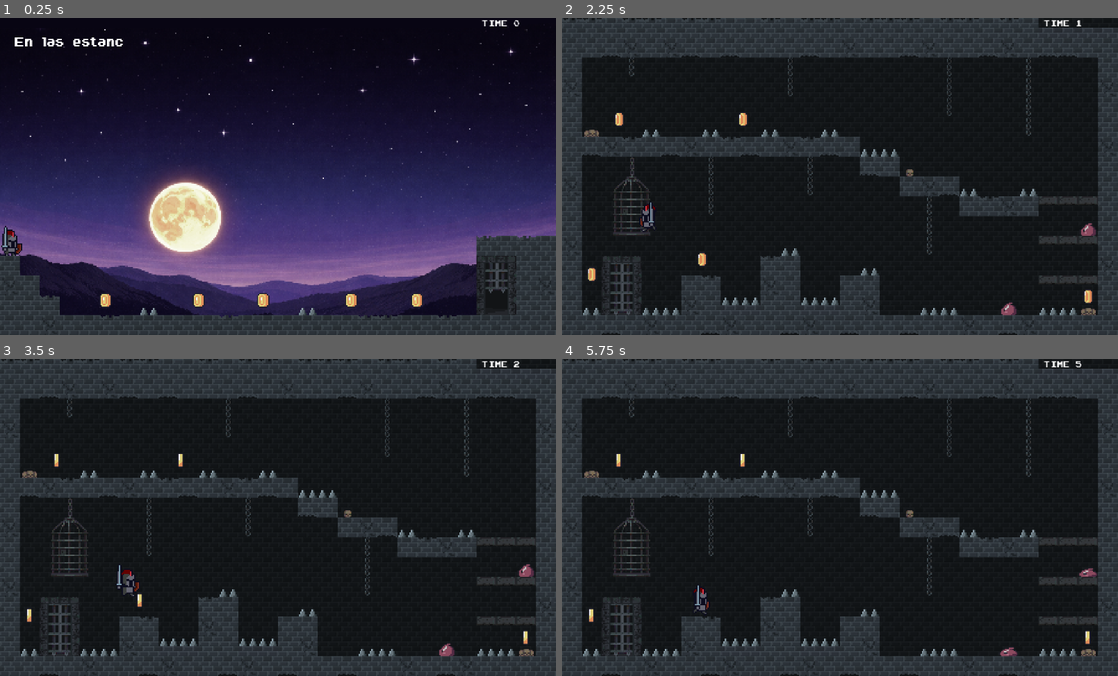
Above: before the commit, frames 1-4 (two rows, left to right).
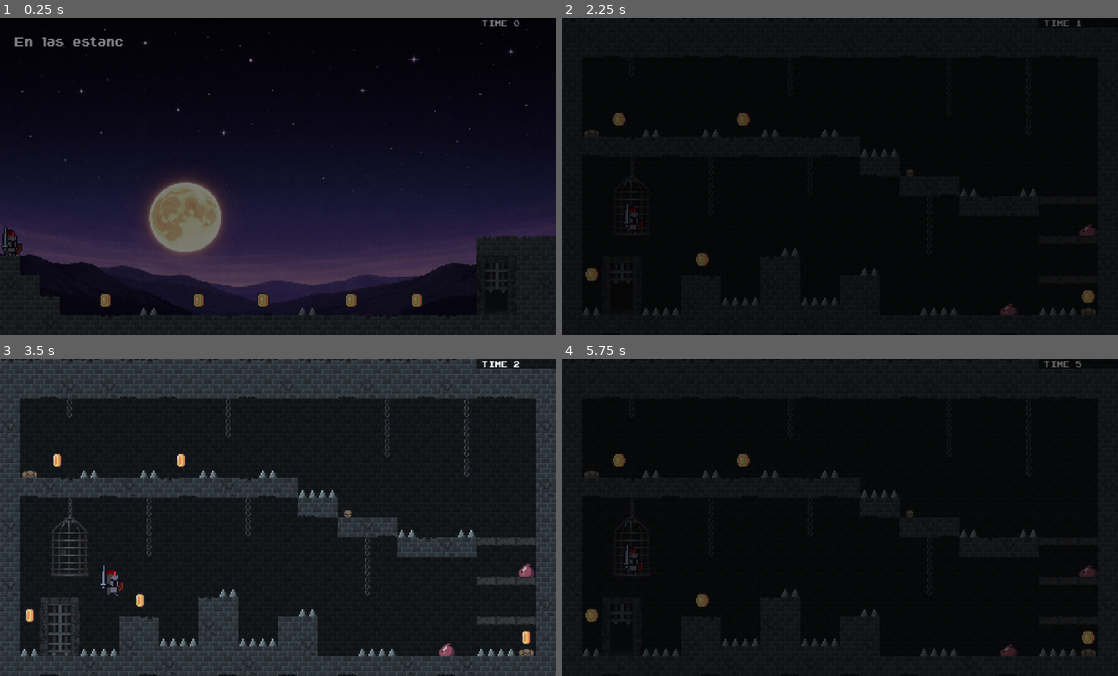
Above: after the commit, the same moments.

Repository: rubengm82/knight-hop
Game: Godot game, scene res://src/stages/main_scene.tscn
Two runs of this game, one before a commit and one after it. Both use one fixed random seed, a clock stepped at 60 frames per second and the inputs below. Sound files missing from this copy of the repository are replaced by a short silence.
Inputs:
- Up to frame 1 (0.25 s): no input
- Up to frame 2 (2.25 s): tap Enter at 0.5 s; hold Right (move_right) 0.53-2.03 s; tap N (next_level) at 0.6, 1.35, 2.1 s; tap Space (move_jump) at 0.77, 1.52 s; hold Left (move_left) from 2.03 s (still down)
- Up to frame 3 (3.5 s): release Left (move_left) at 2.78 s; hold Right (move_right) from 2.78 s (still down); tap N (next_level) at 2.85 s; tap Space (move_jump) at 3.02 s
- Up to frame 4 (5.75 s): tap N (next_level) at 3.6, 4.35, 5.1 s; tap Space (move_jump) at 3.77, 4.52 s; release Right (move_right) at 4.28 s; hold Left (move_left) 4.28-5.03 s; hold Right (move_right) from 5.03 s (still down)

The runs differ from the first frame. In frame 1, 61% of the frame differs, in the area x 0-100%, y 0-100%; in frame 2, 37%; in frame 3, 0.5%; in frame 4, 36%.

Commit message:
Fade_Transition entre Stages, con variable para poner el tiempo entre ellas.

Diff:
--- a/src/knight/knight.gd
+++ b/src/knight/knight.gd
@@ -28,6 +28,16 @@
 var jump_count := 0						# Contador de saltos realizados
 var coyote_timer := 0.0					# Contador para el coyote time
 var down_hold_timer := 0.0				# Cuenta cuánto tiempo llevas apretando abajo
+
+# Control de movimiento durante transiciones
+var puede_moverse := false				# Si false, no se puede mover (durante transición)
+
+
+# =====================================================
+# SETTER - Habilitar/deshabilitar movimiento
+# =====================================================
+func set_puede_moverse(valor: bool) -> void:
+	puede_moverse = valor
 
 
 
@@ -143,6 +153,12 @@
 # HORIZONTAL MOVEMENT - Movimiento horizontal
 # =====================================================
 func handle_horizontal_movement(delta: float) -> void:
+	# Si no puede moverse (durante transición), no procesar input
+	if not puede_moverse:
+		# Aplicar fricción para detener al jugador
+		velocity.x = move_toward(velocity.x, 0.0, FRICTION * delta)
+		return
+
 	var raw := Input.get_axis("move_left", "move_right")
 
 	var direction := 0.0
--- a/src/knight/knight_jump_dirt.tscn
+++ b/src/knight/knight_jump_dirt.tscn
@@ -46,5 +46,7 @@
 }]
 
 [node name="KnightJumpDirt" type="AnimatedSprite2D" unique_id=868715460]
+position = Vector2(-1.1920929e-07, 0)
+scale = Vector2(0.75000006, 1)
 sprite_frames = SubResource("SpriteFrames_f0kyk")
 animation = &"jump_dirt"
--- a/src/stages/main_scene.gd
+++ b/src/stages/main_scene.gd
@@ -5,9 +5,12 @@
 var _nivel_actual: int = 1
 var _nivel_instanciado: Node
 @onready var time_score = $TimeScore
+@onready var fade_transition = $FadeTransition
 
 
 func _ready() -> void:
+	# Conectar la señal de transición completada
+	fade_transition.transicion_completada.connect(_on_transicion_completada)
 	crear_nivel(_nivel_actual)
 
 func _input(event: InputEvent) -> void:
@@ -28,6 +31,9 @@
 	# Eliminar el nivel anterior si existe
 	if _nivel_instanciado != null:
 		eliminar_nivel()
+
+	# Iniciar la transición de fundido (bloquea al jugador)
+	fade_transition.iniciar_fundido()
 
 	_nivel_instanciado = niveles[numero_nivel - 1].instantiate()
 	add_child.call_deferred(_nivel_instanciado)
@@ -53,3 +59,13 @@
 func reiniciar_nivel():
 	eliminar_nivel()
 	crear_nivel.call_deferred(_nivel_actual)
+
+# Called when the fade transition completes
+func _on_transicion_completada() -> void:
+	# Buscar el knight en el nivel actual y habilitar movimiento
+	if _nivel_instanciado != null:
+		var knights = _nivel_instanciado.get_tree().get_nodes_in_group("knight")
+		for knight in knights:
+			if knight.has_method("set_puede_moverse"):
+				knight.set_puede_moverse(true)
+	print("Transición completada - Jugador puede moverse")
--- a/src/stages/main_scene.tscn
+++ b/src/stages/main_scene.tscn
@@ -1,9 +1,10 @@
 [gd_scene format=3 uid="uid://b84vv6ek2an2"]
 
-[ext_resource type="Script" path="res://src/stages/main_scene.gd" id="1_l3epe"]
+[ext_resource type="Script" uid="uid://cch6v5e3xyqtt" path="res://src/stages/main_scene.gd" id="1_l3epe"]
 [ext_resource type="PackedScene" uid="uid://n2hu7uwbbe0r" path="res://src/items/time_score.tscn" id="2_ufamd"]
 [ext_resource type="PackedScene" uid="uid://c8ga3vp4ry8o4" path="res://src/stages/stage_01.tscn" id="2_w4usf"]
 [ext_resource type="PackedScene" uid="uid://c752t7fwn8hrk" path="res://src/stages/stage_02.tscn" id="5_ia6yh"]
+[ext_resource type="Script" uid="uid://c43pmgbtlns32" path="res://src/ui/fade_transition.gd" id="6_fade"]
 
 [node name="MainScene" type="Node2D" unique_id=1897659467]
 script = ExtResource("1_l3epe")
@@ -14,3 +15,14 @@
 
 [node name="TimeScore" parent="." unique_id=910344870 instance=ExtResource("2_ufamd")]
 z_index = 1
+
+[node name="FadeTransition" type="ColorRect" parent="." unique_id=1234567890]
+z_index = 100
+anchors_preset = 15
+anchor_right = 1.0
+anchor_bottom = 1.0
+grow_horizontal = 2
+grow_vertical = 2
+mouse_filter = 2
+color = Color(0, 0, 0, 1)
+script = ExtResource("6_fade")
--- /dev/null
+++ b/src/ui/fade_transition.gd
@@ -0,0 +1,73 @@
+extends ColorRect
+
+## Señal emitida cuando termina la transición de fundido
+signal transicion_completada
+
+## Duración del fundido en segundos
+@export var duracion_fundido: float = 0.5
+
+## Color inicial (negro)
+var color_inicial: Color = Color.BLACK
+## Color final (transparente)
+var color_final: Color = Color(0, 0, 0, 0)
+
+## Estado de la transición
+var _transicion_activa: bool = false
+var _timer: float = 0.0
+
+@onready var anim_player: AnimationPlayer
+
+func _ready() -> void:
+	# Asegurar que el ColorRect cubra toda la pantalla
+	anchors_preset = Control.PRESET_FULL_RECT
+	# Ocultar el ColorRect inicialmente
+	color = color_inicial
+	modulate.a = 1.0
+	visible = false
+
+
+func _process(delta: float) -> void:
+	# Asegurar que siempre cubra toda la pantalla
+	if size != get_viewport_rect().size:
+		size = get_viewport_rect().size
+		position = Vector2.ZERO
+
+	if _transicion_activa:
+		_timer += delta
+
+		# Calcular el progreso (0.0 a 1.0)
+		var progreso = clampf(_timer / duracion_fundido, 0.0, 1.0)
+
+		# Interpolar el color alfa de 1 a 0 (de negro a transparente)
+		var nuevo_alfa = lerpf(1.0, 0.0, progreso)
+		color.a = nuevo_alfa
+
+		# Cuando termine la transición
+		if _timer >= duracion_fundido:
+			_finalizar_transicion()
+
+
+## Iniciar el fundido (de negro a transparente)
+func iniciar_fundido() -> void:
+	_transicion_activa = true
+	_timer = 0.0
+	color = color_inicial
+	modulate.a = 1.0
+	visible = true
+
+
+## Finalizar la transición
+func _finalizar_transicion() -> void:
+	_transicion_activa = false
+	visible = false
+	emit_signal("transicion_completada")
+
+
+## Obtener si la transición está activa
+func esta_activa() -> bool:
+	return _transicion_activa
+
+
+## Obtener si el jugador puede moverse (false mientras hay transición)
+func puede_jugar() -> bool:
+	return not _transicion_activa
Not shown, added: src/ui/fade_transition.gd.uid
